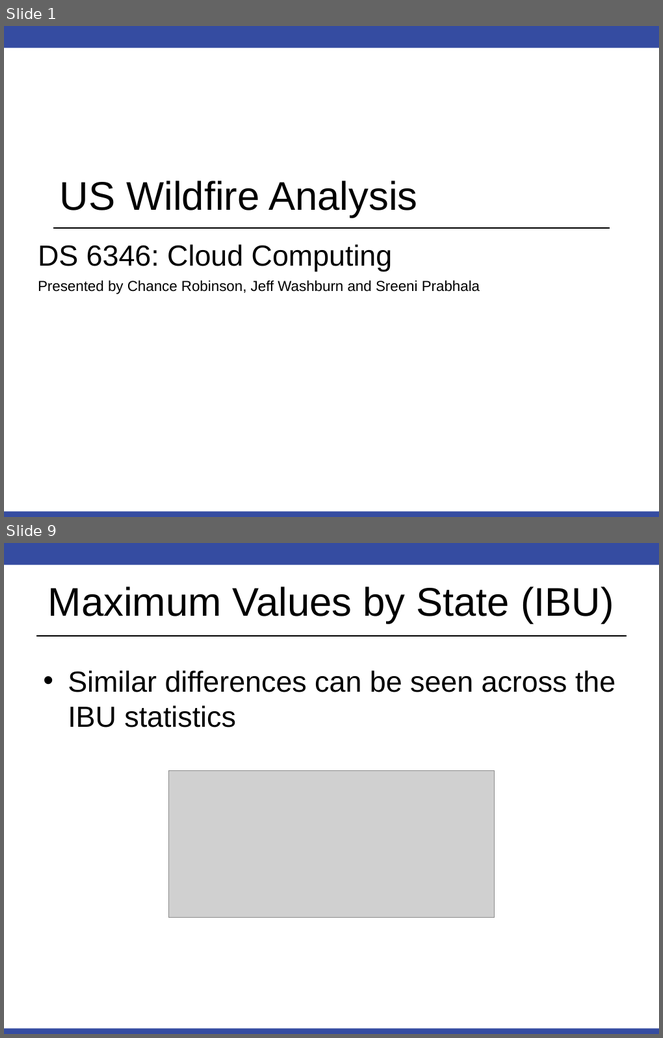
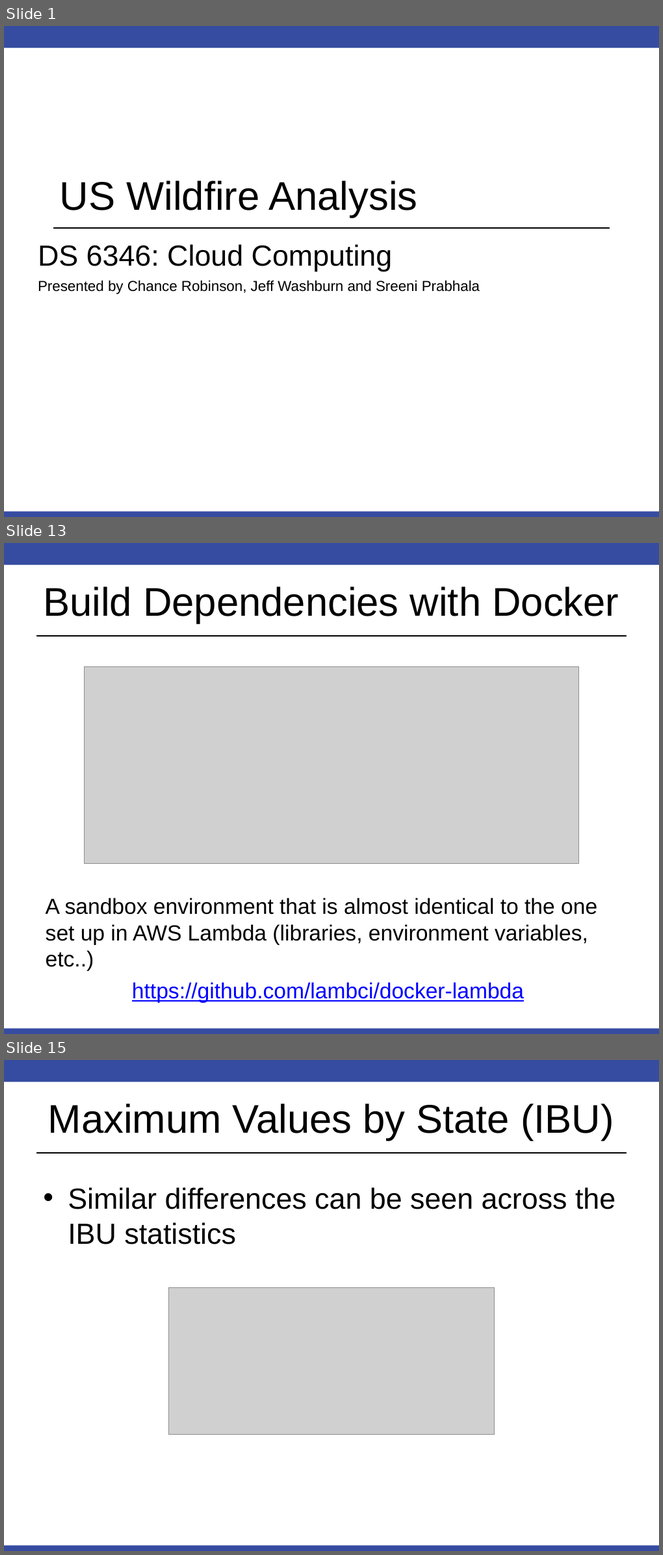
Before and after one commit to RobinsonCW/USWildfireAnalysis, a slide deck: presentation/DS7346_Cloud_Computing_Presentation.pptx. Shown one above the other, each under a label of ours: slides 1 and 9 before the commit, slides 1, 13 and 15 after it; the slides between them are not shown. The pictures are 663x1038 and 663x1555 pixels, drawn with LibreOffice and Linux fonts; fonts in the diff are those of the drawing; grey boxes stand for pictures; background and template pictures are left out. Boxes give left, top, right and bottom in pixels: in the first picture for what was removed or moved away, otherwise in the second. Text is boxed around its words. In the diff, an @@ line names an element or a change of style, - is before the commit and + after.

```diff
--- a/presentation/DS7346_Cloud_Computing_Presentation.pptx
+++ b/presentation/DS7346_Cloud_Computing_Presentation.pptx
@@ slide 13 added at <box>4,543,659,1034</box>, background #FFFFFF; not listed: 3 template elements that a slide beside it also shows @@
@@ title added at <box>43,587,619,624</box>, 44 pt, text #000000 @@
+Build Dependencies with Docker
@@ picture added at <box>85,667,579,863</box> @@
@@ text added at <box>46,898,597,1003</box>, 24 pt, text #000000 @@
+A sandbox environment that is almost identical to the one set up in AWS Lambda (libraries, environment variables, etc..)
+https://github.com/lambci/docker-lambda
@@ what was slide 9 is now slide 15 @@
```
Also in this commit, not shown: 12 other slides added, 5 slides removed.
